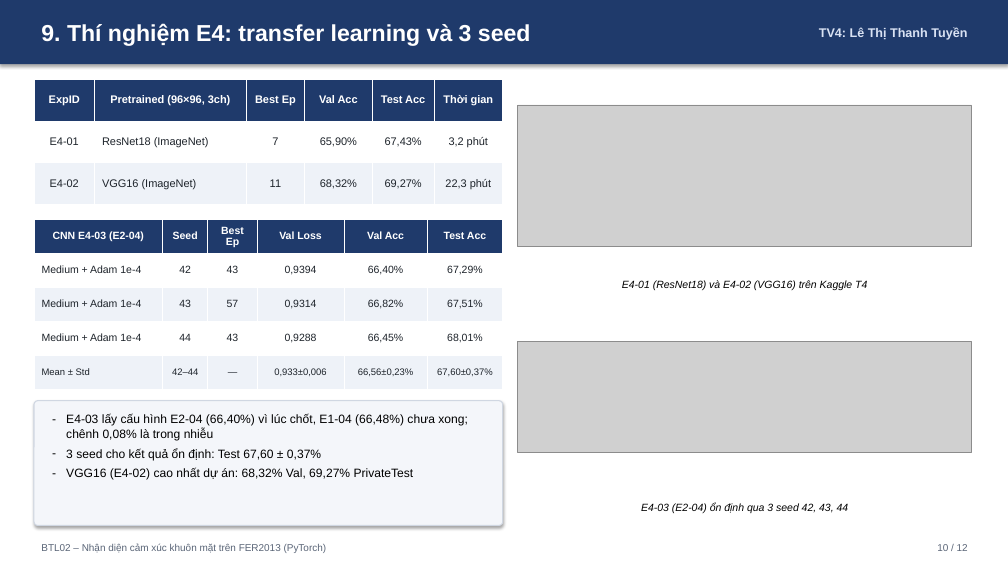
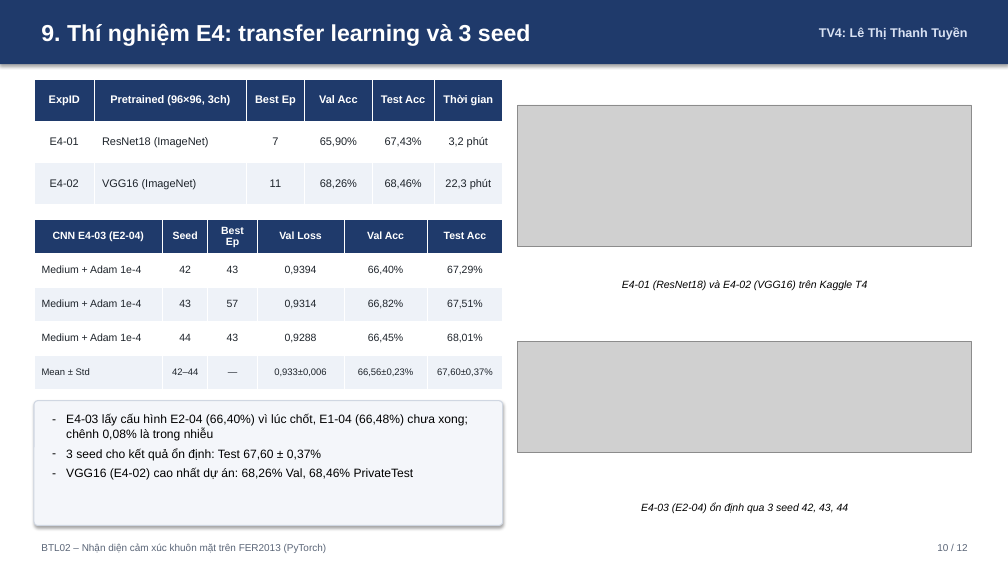
Before and after one commit to Truongbuiii/SGU26K2_HocSau_S5_DCT123C4_0709_Nhom, a slide deck: slide 10 of Tuan11/slides/Slide_BTL02_Emotion.pptx. Drawn at 1008x567 pixels with LibreOffice and Linux fonts; fonts in the diff are those of the drawing; grey boxes stand for pictures. Boxes give left, top, right and bottom in pixels: in the first picture for what was removed or moved away, otherwise in the second. Text is boxed around its words. In the diff, an @@ line names an element or a change of style, - is before the commit and + after.

```diff
--- a/Tuan11/slides/Slide_BTL02_Emotion.pptx
+++ b/Tuan11/slides/Slide_BTL02_Emotion.pptx
@@ table at [34, 79, 503, 204] @@
-row 3, column 4: 68,32%
+row 3, column 4: 68,26%
-row 3, column 5: 69,27%
+row 3, column 5: 68,46%
@@ text at [66, 468, 414, 480]: text changed @@
-– VGG16 (E4-02) cao nhất dự án: 68,32% Val, 69,27% PrivateTest
+– VGG16 (E4-02) cao nhất dự án: 68,26% Val, 68,46% PrivateTest
```
Also in this commit, not shown: 1 other slide changed, 44 other files.
